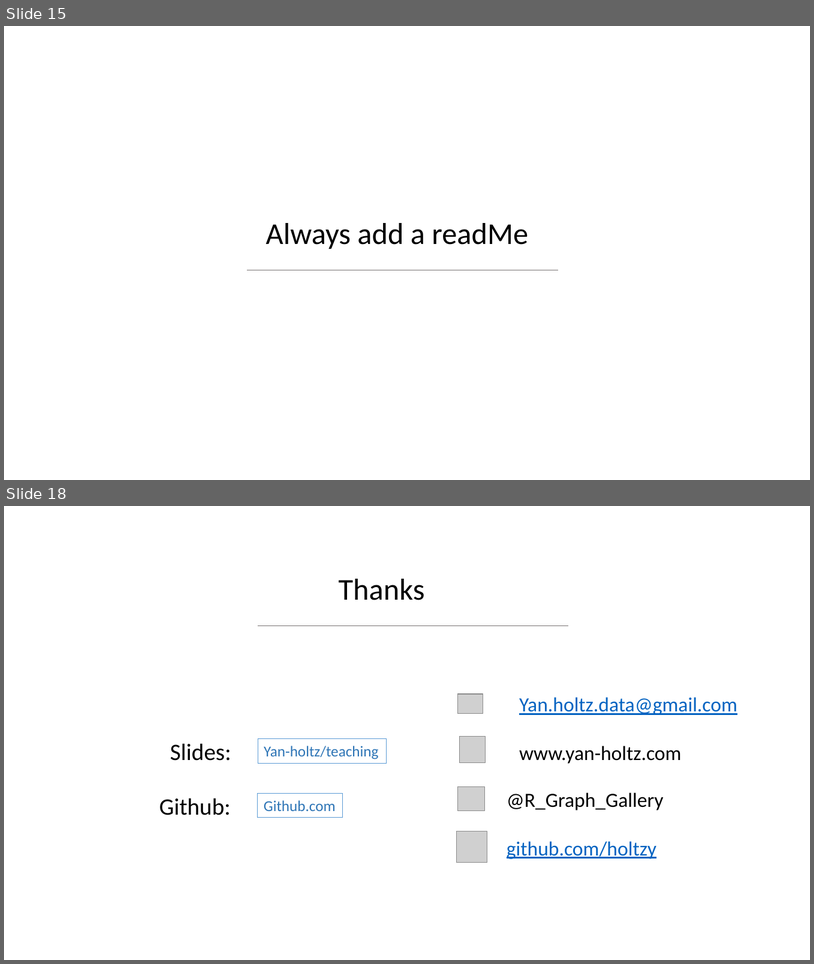
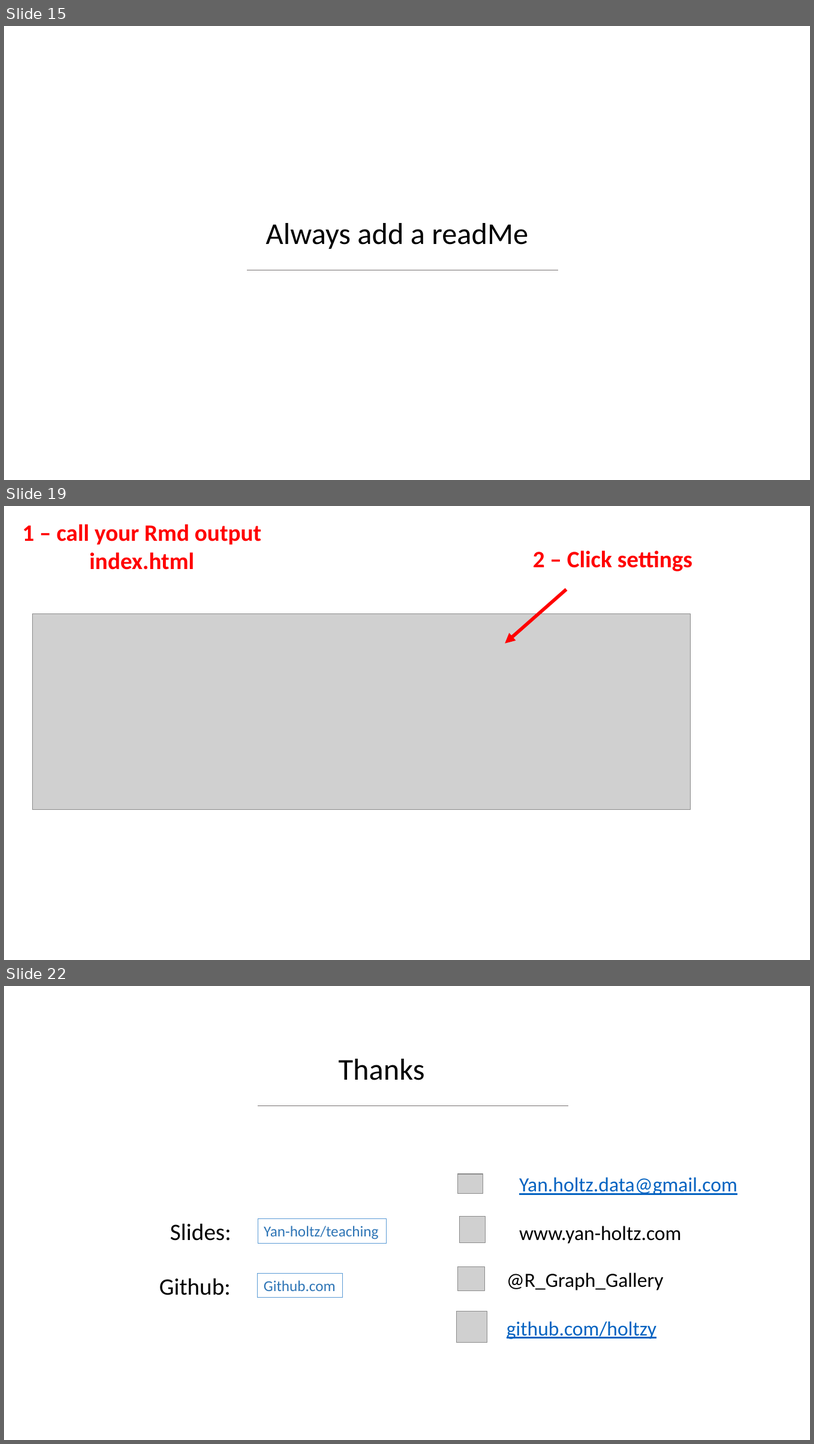
Before and after one commit to holtzy/Teaching, a slide deck: Intro_Github.pptx. Shown one above the other, each under a label of ours: slides 15 and 18 before the commit, slides 15, 19 and 22 after it; the slides between them are not shown. The pictures are 814x964 and 814x1444 pixels, drawn with LibreOffice and Linux fonts; fonts in the diff are those of the drawing; grey boxes stand for pictures; background and template pictures are left out. Boxes give left, top, right and bottom in pixels: in the first picture for what was removed or moved away, otherwise in the second. Text is boxed around its words. In the diff, an @@ line names an element or a change of style, - is before the commit and + after.

```diff
--- a/Intro_Github.pptx
+++ b/Intro_Github.pptx
@@ slide 19 added at (4,506,810,960), background #FFFFFF @@
@@ text added at (23,524,261,570), 28 pt, text #FF0000, bold @@
+1 – call your Rmd output index.html
@@ text added at (533,550,693,571), 28 pt, text #FF0000, bold @@
+2 – Click settings
@@ arrow added from (567, 589) to (506, 643), #FF0000 4 pt @@
@@ picture added at (32,613,690,810) @@
@@ what was slide 18 is now slide 22 @@
```
Also in this commit, not shown: 3 slides changed, 6 other slides added, 3 slides removed, 1 other file.
